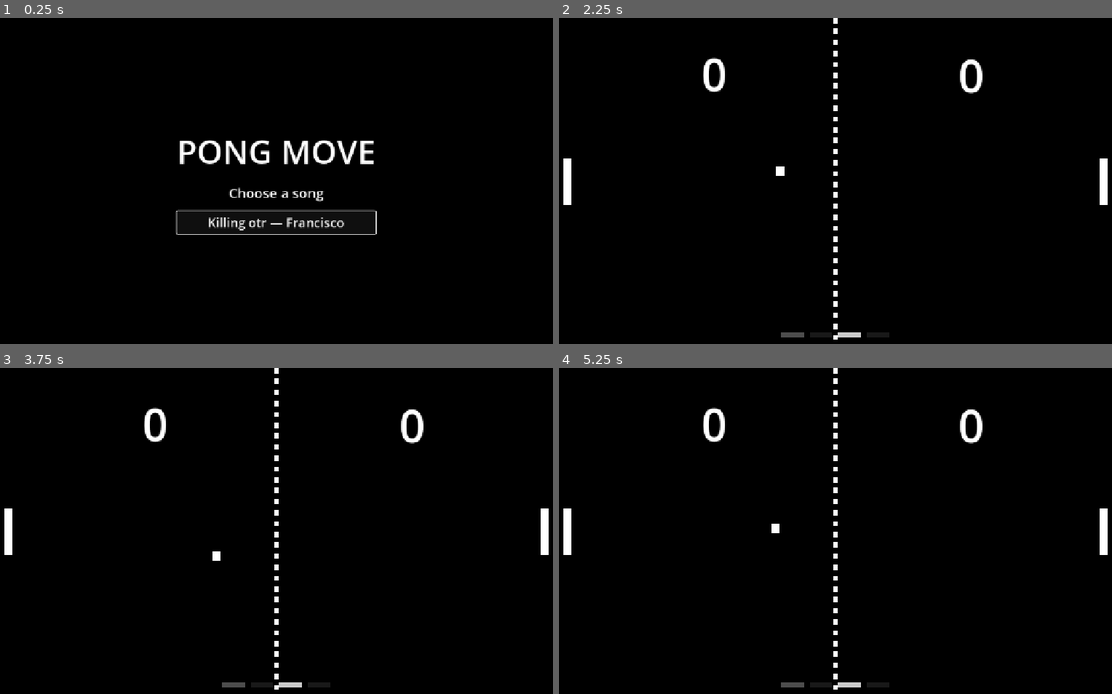
Above: before the commit, frames 1-4 (two rows, left to right).
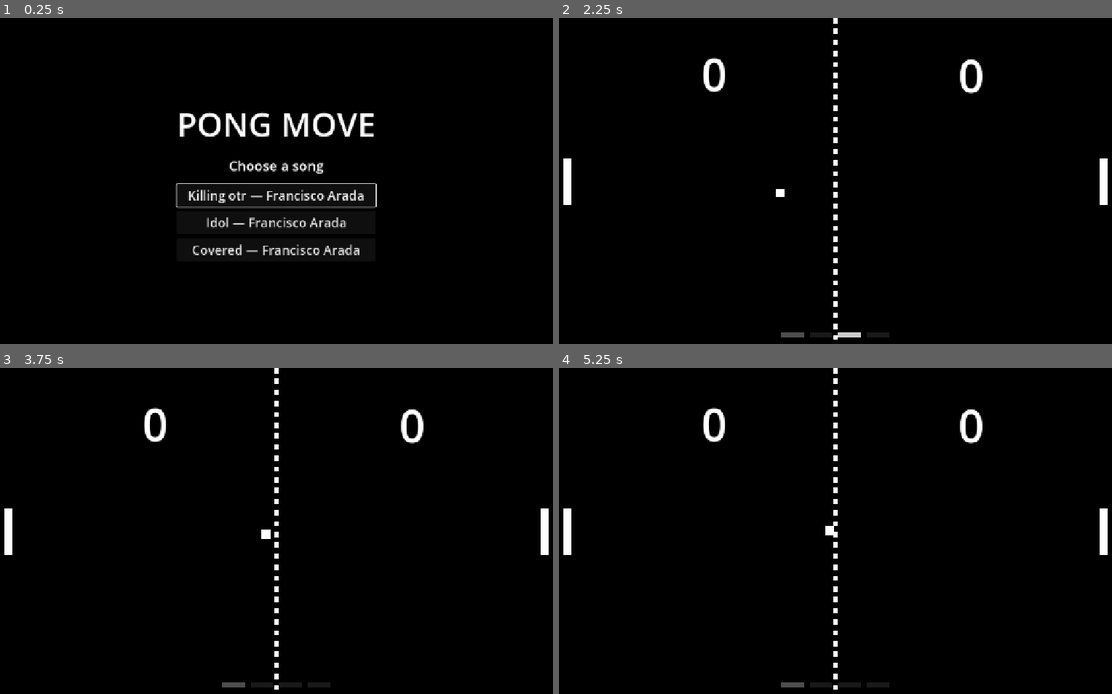
Above: after the commit, the same moments.

Repository: kikoarancisco/pong-move
Game: Godot game, scene res://scenes/menu.tscn
Same seed, same stepped clock (60 frames per second), same inputs: the game is played once before the commit and once after it. Sound files missing from this copy of the repository are replaced by a short silence.
Inputs (mouse positions are in pixels of both pictures, inside the frame that each line leads up to):
- Up to frame 1 (0.25 s): no input
- Up to frame 2 (2.25 s): click (835, 223) at 0.5 s, where only the run before the commit has a clickable "Killing otr — Francisco"; hold W (paddle_up) 1.28-2 s; click "Killing otr — Francisco" (after the commit: "Killing otr — Francisco Arada") at 2 s
- Up to frame 3 (3.75 s): hold S (paddle_down) 2.78-3.5 s; click "Killing otr — Francisco" (after the commit: "Idol — Francisco Arada") at 3.5 s
- Up to frame 4 (5.25 s): hold W (paddle_up) 4.28-5 s; click "Killing otr — Francisco" (after the commit: "Covered — Francisco Arada") at 5 s

The runs differ from the first frame. In frame 1, 5.1% of the frame differs, in the area x 31-69%, y 28-73%; in frame 2, less than 0.1%; in frame 3, 0.2%; in frame 4, 0.2%.

Commit message:
jogo completo
f

Diff:
--- a/scenes/menu.tscn
+++ b/scenes/menu.tscn
@@ -3,6 +3,8 @@
 [ext_resource type="Script" uid="uid://cx7wj5jrmpgep" path="res://scripts/menu.gd" id="1_yqeox"]
 [ext_resource type="Script" uid="uid://c3vyq0cnsxiwu" path="res://scripts/song_data.gd" id="2_con2f"]
 [ext_resource type="Resource" uid="uid://driovh2j8fl1d" path="res://songs/killing_otr.tres" id="3_mhnvy"]
+[ext_resource type="Resource" uid="uid://qsxfmjs85vps" path="res://songs/Idol.tres" id="4_4ytvr"]
+[ext_resource type="Resource" uid="uid://bbvcvaaqoh0gh" path="res://songs/Covered.tres" id="5_g3eks"]
 
 [node name="Menu" type="Control" unique_id=26432824]
 layout_mode = 3
@@ -12,7 +14,7 @@
 grow_horizontal = 2
 grow_vertical = 2
 script = ExtResource("1_yqeox")
-songs = Array[ExtResource("2_con2f")]([ExtResource("3_mhnvy")])
+songs = Array[ExtResource("2_con2f")]([ExtResource("3_mhnvy"), ExtResource("4_4ytvr"), ExtResource("5_g3eks")])
 
 [node name="Background" type="ColorRect" parent="." unique_id=1214215897]
 layout_mode = 1
--- /dev/null
+++ b/songs/Covered.tres
@@ -0,0 +1,12 @@
+[gd_resource type="Resource" script_class="SongData" format=3 uid="uid://bbvcvaaqoh0gh"]
+
+[ext_resource type="Script" uid="uid://c3vyq0cnsxiwu" path="res://scripts/song_data.gd" id="1_h5076"]
+[ext_resource type="AudioStream" uid="uid://t7svkdctw1gi" path="res://audio/covered.ogg" id="1_k37g7"]
+
+[resource]
+script = ExtResource("1_h5076")
+title = "Covered"
+artist = "Francisco Arada"
+audio = ExtResource("1_k37g7")
+chart_path = "res://audio/covered.txt"
+metadata/_custom_type_script = "uid://c3vyq0cnsxiwu"
--- /dev/null
+++ b/songs/Idol.tres
@@ -0,0 +1,12 @@
+[gd_resource type="Resource" script_class="SongData" format=3 uid="uid://qsxfmjs85vps"]
+
+[ext_resource type="Script" uid="uid://c3vyq0cnsxiwu" path="res://scripts/song_data.gd" id="1_eqwba"]
+[ext_resource type="AudioStream" uid="uid://df2voim4nelsv" path="res://audio/idol.ogg" id="1_tnf3j"]
+
+[resource]
+script = ExtResource("1_eqwba")
+title = "Idol"
+artist = "Francisco Arada"
+audio = ExtResource("1_tnf3j")
+chart_path = "res://audio/idol.txt"
+metadata/_custom_type_script = "uid://c3vyq0cnsxiwu"
--- a/songs/killing_otr.tres
+++ b/songs/killing_otr.tres
@@ -6,7 +6,7 @@
 [resource]
 script = ExtResource("1_sspm7")
 title = "Killing otr"
-artist = "Francisco"
+artist = "Francisco Arada"
 audio = ExtResource("1_80eh8")
 chart_path = "res://audio/kotr.txt"
 metadata/_custom_type_script = "uid://c3vyq0cnsxiwu"
Not shown, added: audio/covered.ogg.import
Not shown, added: audio/idol.ogg.import
